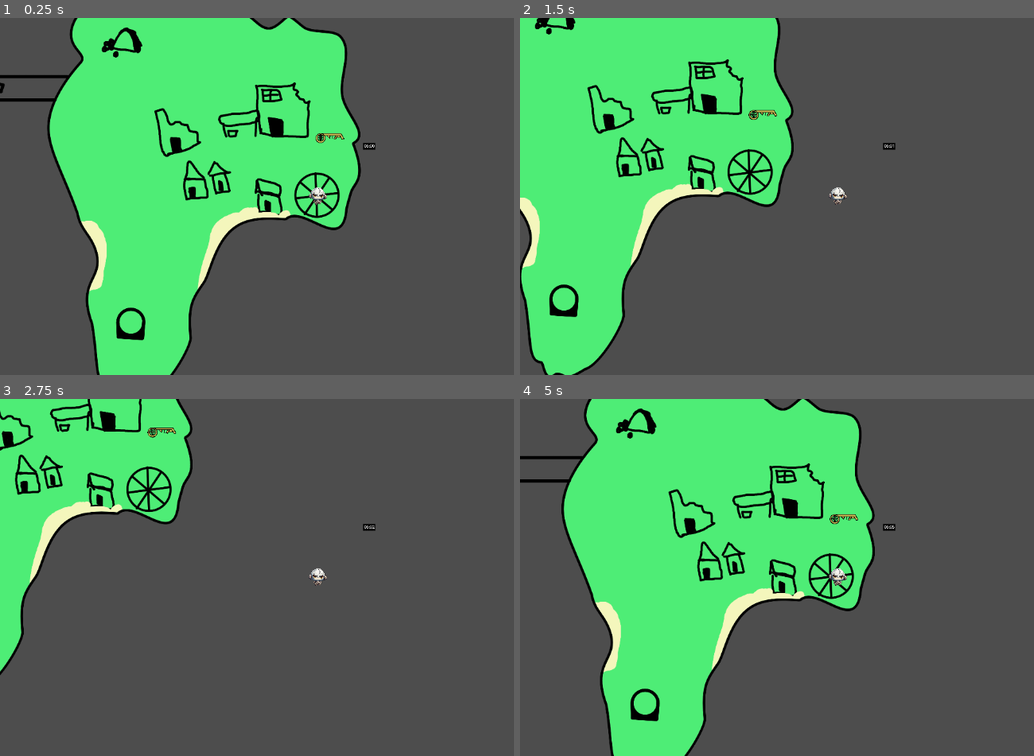
Above: before the commit, frames 1-4 (two rows, left to right).
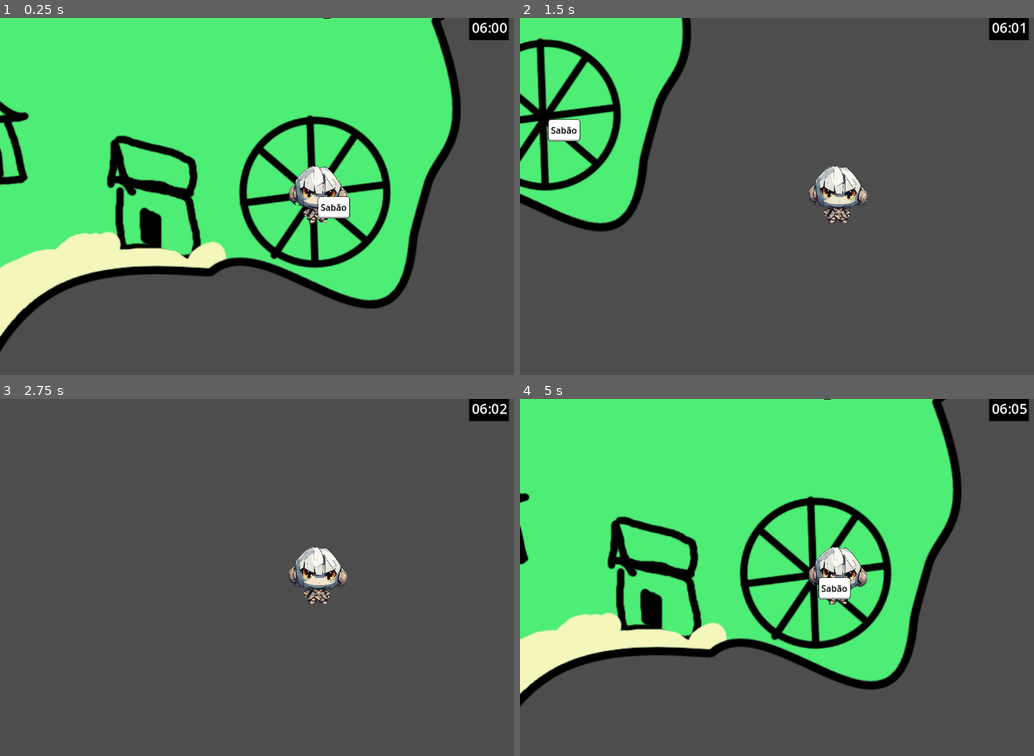
Above: after the commit, the same moments.

Repository: Hollow-Head/Sky-Island-Game
Game: Godot game, scene res://Scenes/Main.tscn
Same seed, same stepped clock (60 frames per second), same inputs: the game is played once before the commit and once after it.
Inputs (mouse positions are in pixels of both pictures, inside the frame that each line leads up to):
- Up to frame 1 (0.25 s): no input
- Up to frame 2 (1.5 s): tap Enter at 0.5 s; move the mouse to (910, 153) at 0.52 s; press the mouse at (910, 153) at 0.53 s; hold Right (Right) 0.53-1.28 s; tap E (Interact) at 0.6 s; move the mouse to (710, 214) at 1.27 s; release the mouse at (710, 214) at 1.28 s; hold Down (Down) from 1.28 s (still down); click (710, 214) at 1.35 s
- Up to frame 3 (2.75 s): tap E (Interact) at 1.55, 2.1 s; move the mouse to (380, 498) at 2.02 s; release Down (Down) at 2.03 s; press the mouse at (380, 498) at 2.03 s; hold Right (Right) from 2.03 s (still down)
- Up to frame 4 (5 s): move the mouse to (807, 648) at 2.77 s; release Right (Right) at 2.78 s; release the mouse at (807, 648) at 2.78 s; hold Up (Up) 2.78-3.53 s; click (807, 648) at 2.85 s; tap E (Interact) at 3.05, 3.6, 4.55 s; move the mouse to (1028, 631) at 3.52 s; press the mouse at (1028, 631) at 3.53 s; hold Left (Left) from 3.53 s (still down); move the mouse to (648, 523) at 4.27 s; release the mouse at (648, 523) at 4.28 s; click (648, 523) at 4.35 s

The runs differ from the first frame. In frame 1, 45% of the frame differs, in the area x 0-100%, y 0-100%; in frame 2, 27%; in frame 3, 16%; in frame 4, 42%.

Commit message:
Maded dialog
Created a sprite for the baloon in dialog, created a autoload script, like a Static one. The TextBox will handle the letters to display by time, and the dialogManager will manage the baloons on the screen

Diff:
--- a/Scenes/Main.tscn
+++ b/Scenes/Main.tscn
@@ -7,7 +7,9 @@
 [ext_resource type="PackedScene" uid="uid://c5tsqh32nvpxq" path="res://Scenes/RotateIslandExperimental.tscn" id="5_f5gd8"]
 [ext_resource type="PackedScene" uid="uid://d3jn0p0f0yvx8" path="res://Scenes/Item.tscn" id="6_4fnw6"]
 [ext_resource type="Texture2D" uid="uid://cll6tby4fm5ha" path="res://Sprites/Island_1.png" id="6_47hey"]
+[ext_resource type="Texture2D" uid="uid://pr6k62aa4j0r" path="res://Sprites/letterE.png" id="7_24c4v"]
 [ext_resource type="Texture2D" uid="uid://dgcruho3n0jms" path="res://Sprites/Key.png" id="7_f7h40"]
+[ext_resource type="PackedScene" uid="uid://cgwuib6ituju7" path="res://Scenes/TextBox.tscn" id="10_540bd"]
 
 [sub_resource type="CircleShape2D" id="CircleShape2D_mobc3"]
 radius = 109.693
@@ -48,10 +50,16 @@
 position = Vector2(72.5, -279.5)
 shape = SubResource("CircleShape2D_mobc3")
 
+[node name="LetterE" type="Sprite2D" parent="Item"]
+visible = false
+texture_filter = 1
+position = Vector2(69, -380)
+scale = Vector2(0.168966, 0.229328)
+texture = ExtResource("7_24c4v")
+
 [node name="Player" parent="." instance=ExtResource("1_8bx5u")]
 
-[node name="Camera2D" parent="Player" index="2"]
-zoom = Vector2(0.3, 0.3)
+[node name="TextBox" parent="." instance=ExtResource("10_540bd")]
 
 [connection signal="timeout" from="Game Time" to="Game Time" method="_on_timeout"]
 
--- /dev/null
+++ b/Scenes/TextBox.gd
@@ -0,0 +1,59 @@
+extends MarginContainer
+
+@onready var label : Label = $MarginContainer/Label
+@onready var timer : Timer = $LetterDisplayTimer
+
+const MAX_WIDTH = 256
+
+var text := ""
+var letterIndex := 0
+
+var letterTime = 0.03
+var spaceTime = 0.06
+var punctuationTime = 0.2
+
+var finishedDisplaying := false
+
+var spriteHeight := 0.0
+
+func _ready():
+	pass
+
+func _process(delta):
+	pass
+
+func displayText(textToDisplay : String):
+	text = textToDisplay
+	label.text = textToDisplay
+	await resized
+	custom_minimum_size.x = min(size.x, MAX_WIDTH)
+	if size.x > MAX_WIDTH:
+		label.autowrap_mode = TextServer.AUTOWRAP_WORD # go to a new line
+		await resized # wait for x resize
+		await resized # wait for y resize
+	custom_minimum_size.y = size.y
+	global_position.x -= size.x / 2
+	global_position.y -= size.y + spriteHeight
+	label.text = ""
+	displayLetter()
+	pass
+
+func displayLetter():
+	label.text += text[letterIndex]
+	letterIndex += 1
+	if letterIndex >= text.length():
+		finishedDisplaying = true
+		return
+
+	match text[letterIndex]:
+		",", ".", "?", "!":
+			timer.start(punctuationTime)
+		" ":
+			timer.start(spaceTime)
+		_:
+			timer.start(letterTime)
+
+
+func _on_letter_display_timer_timeout():
+	displayLetter()
+	pass # Replace with function body.
--- /dev/null
+++ b/Scenes/TextBox.tscn
@@ -0,0 +1,36 @@
+[gd_scene load_steps=3 format=3 uid="uid://cgwuib6ituju7"]
+
+[ext_resource type="Texture2D" uid="uid://b8n7k3rq8ndpg" path="res://Art/baloon2.png" id="1_6hopw"]
+[ext_resource type="Script" path="res://Scenes/TextBox.gd" id="1_axm8r"]
+
+[node name="TextBox" type="MarginContainer"]
+offset_right = 40.0
+offset_bottom = 40.0
+script = ExtResource("1_axm8r")
+
+[node name="NinePatchRect" type="NinePatchRect" parent="."]
+texture_filter = 1
+layout_mode = 2
+texture = ExtResource("1_6hopw")
+patch_margin_left = 16
+patch_margin_top = 16
+patch_margin_right = 16
+patch_margin_bottom = 16
+
+[node name="MarginContainer" type="MarginContainer" parent="."]
+layout_mode = 2
+theme_override_constants/margin_left = 5
+theme_override_constants/margin_top = 5
+theme_override_constants/margin_right = 5
+theme_override_constants/margin_bottom = 5
+
+[node name="Label" type="Label" parent="MarginContainer"]
+texture_filter = 1
+layout_mode = 2
+theme_override_colors/font_color = Color(0, 0, 0, 1)
+text = "Sabão"
+
+[node name="LetterDisplayTimer" type="Timer" parent="."]
+one_shot = true
+
+[connection signal="timeout" from="LetterDisplayTimer" to="." method="_on_letter_display_timer_timeout"]
--- /dev/null
+++ b/Scripts/Autoload Scripts/DialogueManager.gd
@@ -0,0 +1,52 @@
+extends Node
+
+@onready var textBoxScene = preload("res://Scenes/TextBox.tscn")
+
+var dialogLines : Array[String] = []
+var currentLineIndex := 0 # to show lines at different moments
+
+var textBox
+var textBoxPosition : Vector2
+var textBoxSpriteHeight
+
+var isDialogActive := false
+var canAdvanceLine := false
+
+var hasTextBox := false
+
+func startDialog(position : Vector2, lines : Array[String], height : float):
+	if isDialogActive:
+		return
+
+	dialogLines = lines
+	textBoxPosition = position
+	textBoxSpriteHeight = height
+
+	showTextBox()
+	isDialogActive = true
+
+func showTextBox():
+	hasTextBox = true
+	textBox = textBoxScene.instantiate()
+	get_tree().root.get_node("Main").add_child(textBox) #PAY ATTENTION
+	textBox.global_position = textBoxPosition
+	textBox.spriteHeight = textBoxSpriteHeight
+	textBox.displayText(dialogLines[currentLineIndex])
+	canAdvanceLine = false
+	pass
+
+func _unhandled_input(event):
+	if hasTextBox:
+		if textBox.finishedDisplaying:
+			canAdvanceLine = true
+			pass
+
+	if event.is_action_pressed("AdvanceDialogue") and isDialogActive and canAdvanceLine:
+		textBox.queue_free()
+		hasTextBox = false
+		currentLineIndex += 1
+		if currentLineIndex >= dialogLines.size():
+			isDialogActive = false
+			currentLineIndex = 0
+			return
+		showTextBox()
--- a/Scripts/Item.gd
+++ b/Scripts/Item.gd
@@ -1,10 +1,25 @@
 extends InteractPlayer
+
+@onready var letterE = $LetterE
+@onready var sprite : Sprite2D = $Sprite2D
+
+const lines: Array[String] = [
+	"Well well well, looks like I'm a speaking key!",
+	"I wish I was a pig with wings! Or a president.",
+	"Maybe both..."
+]
 
 func _ready():
 	pass
 
 func _process(delta):
 	handlePlayerInteraction()
+	# Just for test, change later, pls
+	if isInInteractionRange:
+		letterE.visible = true
+	else:
+		letterE.visible = false
 	if isInteracting:
-		print("Plim Plim")
+		# You can advance dialog with "mouse left"
+		DialogueManager.startDialog(sprite.global_position, lines, 100)
 	pass
--- a/project.godot
+++ b/project.godot
@@ -14,6 +14,10 @@
 run/main_scene="res://Scenes/Main.tscn"
 config/features=PackedStringArray("4.2", "Forward Plus")
 config/icon="res://icon.svg"
+
+[autoload]
+
+DialogueManager="*res://Scripts/Autoload Scripts/DialogueManager.gd"
 
 [input]
 
@@ -56,3 +60,8 @@
 "events": [Object(InputEventKey,"resource_local_to_scene":false,"resource_name":"","device":-1,"window_id":0,"alt_pressed":false,"shift_pressed":false,"ctrl_pressed":false,"meta_pressed":false,"pressed":false,"keycode":0,"physical_keycode":69,"key_label":0,"unicode":101,"echo":false,"script":null)
 ]
 }
+AdvanceDialogue={
+"deadzone": 0.5,
+"events": [Object(InputEventMouseButton,"resource_local_to_scene":false,"resource_name":"","device":-1,"window_id":0,"alt_pressed":false,"shift_pressed":false,"ctrl_pressed":false,"meta_pressed":false,"button_mask":1,"position":Vector2(140, 24),"global_position":Vector2(144, 65),"factor":1.0,"button_index":1,"canceled":false,"pressed":true,"double_click":false,"script":null)
+]
+}
Binary file added: Art/baloon.png
Not shown, added: Art/baloon.png.import
Binary file added: Art/baloon2.aseprite
Binary file added: Art/baloon2.png
Not shown, added: Art/baloon2.png.import
Not shown: 1 places in Scenes/Main.tscn that only renumber resources
Binary file added: Sprites/letterE.png
Not shown, added: Sprites/letterE.png.import
